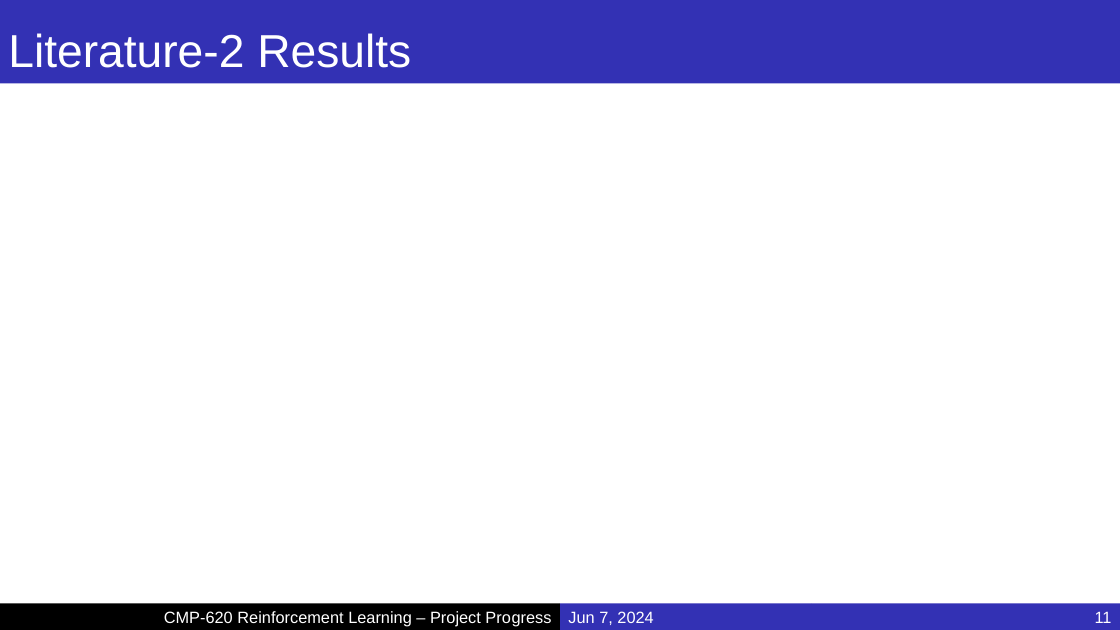
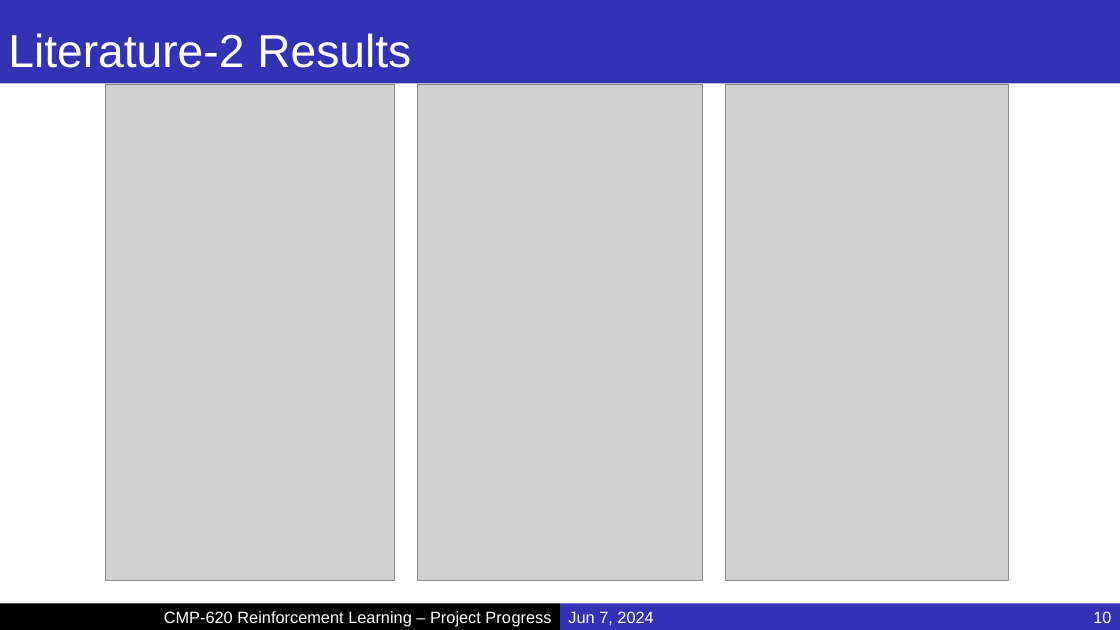
Before and after one commit to MucahidRidvanKaplan/ParrotQuadcopterRL, a slide deck: slide 10 of Presentations/Project_Final.pptx (slide 11 before the commit). Drawn at 1120x630 pixels with LibreOffice and Linux fonts; fonts in the diff are those of the drawing; grey boxes stand for pictures; background and template pictures are left out. Boxes give left, top, right and bottom in pixels: in the first picture for what was removed or moved away, otherwise in the second. Text is boxed around its words. In the diff, an @@ line names an element or a change of style, - is before the commit and + after.

Commit message:
Slide orders is suitable now, only results and conclusion texts should be written

```diff
--- a/Presentations/Project_Final.pptx
+++ b/Presentations/Project_Final.pptx
@@ picture added at bbox=[106, 85, 395, 581] @@
@@ picture added at bbox=[418, 85, 703, 581] @@
@@ picture added at bbox=[726, 85, 1009, 581] @@
@@ page number at bbox=[1093, 611, 1111, 623]: text changed @@
-11
+10
```
Also in this commit, not shown: 13 other slides changed, 1 slide removed.
